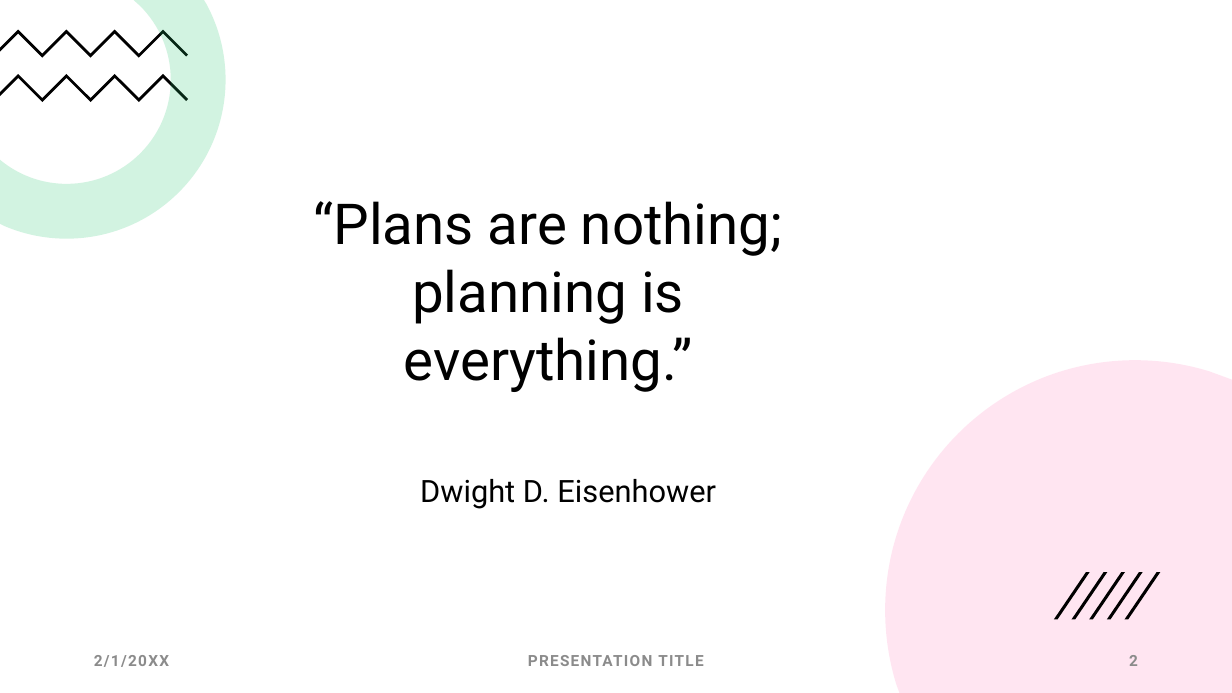
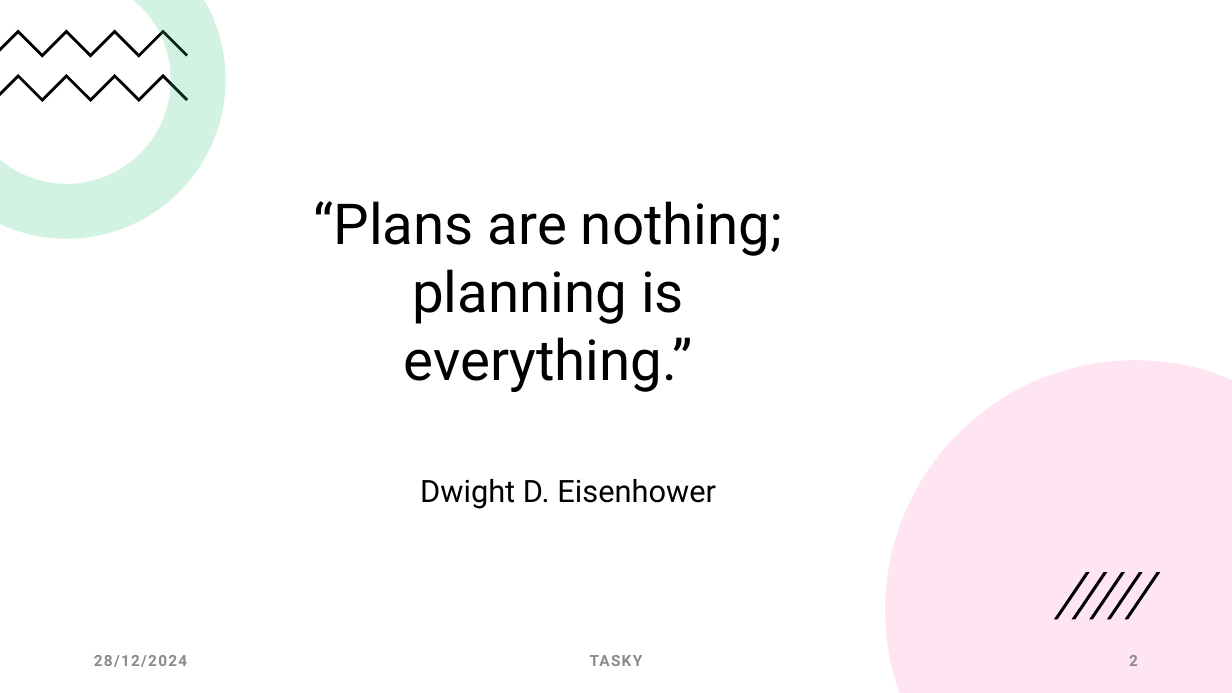
Before and after one commit to BadrGello/Task-Management-App, a slide deck: slide 2 of Documents/Final presentation.pptx. Drawn at 1232x693 pixels with LibreOffice and Linux fonts; fonts in the diff are those of the drawing. Boxes give left, top, right and bottom in pixels: in the first picture for what was removed or moved away, otherwise in the second. Text is boxed around its words. In the diff, an @@ line names an element or a change of style, - is before the commit and + after.

Commit message:
Fix the presentation

```diff
--- a/Documents/Final presentation.pptx
+++ b/Documents/Final presentation.pptx
@@ text at bbox=[94, 655, 187, 667]: text changed @@
-2/1/20XX
+28/12/2024
@@ text at bbox=[590, 655, 643, 666]: text changed @@
-PRESENTATION TITLE
+TASKY
```
Also in this commit, not shown: 6 other slides changed, 1 slide added, 1 other file.
